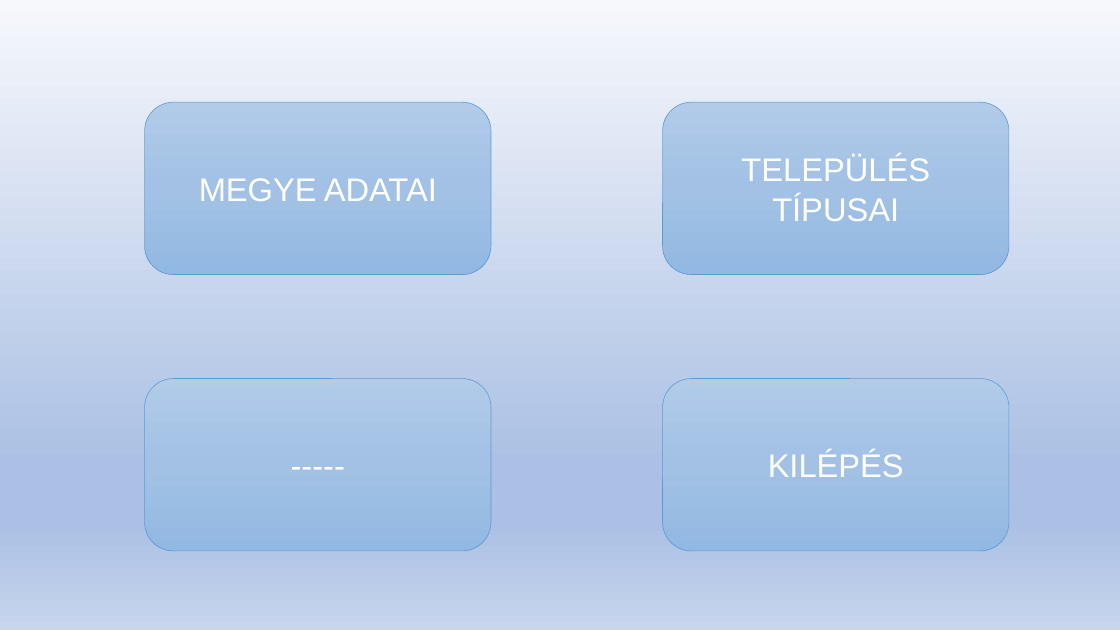
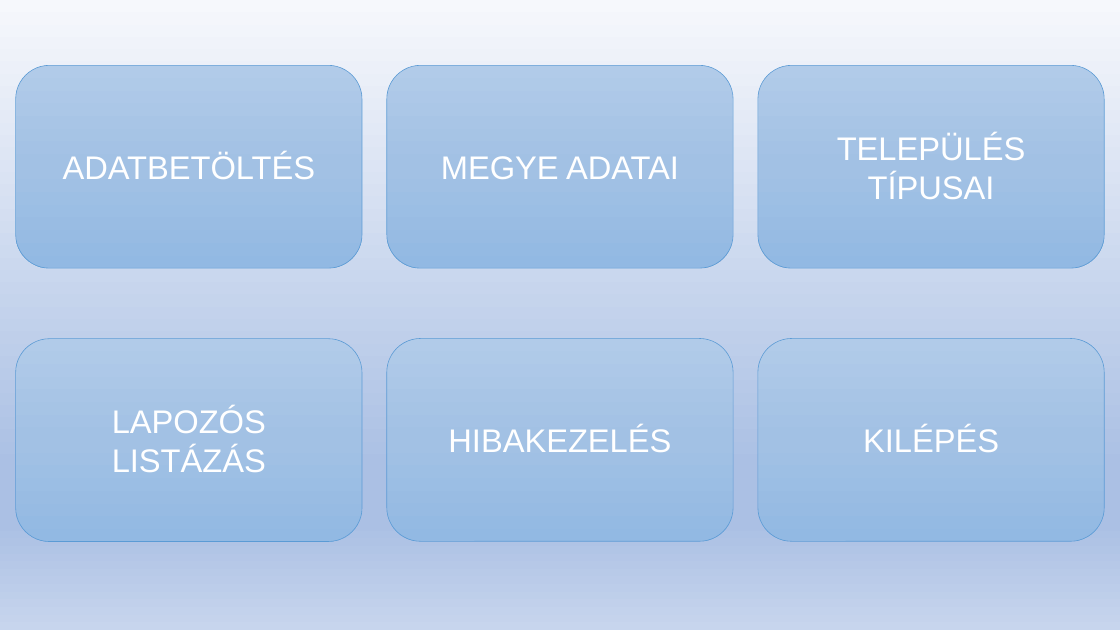
Before and after one commit to Dorian25asd/Lakossag, a slide deck: slide 2 of Népesség 2025.pptx. Drawn at 1120x630 pixels with LibreOffice and Linux fonts; fonts in the diff are those of the drawing. Boxes give left, top, right and bottom in pixels: in the first picture for what was removed or moved away, otherwise in the second. Text is boxed around its words. In the diff, an @@ line names an element or a change of style, - is before the commit and + after.

```diff
--- a/Népesség 2025.pptx
+++ b/Népesség 2025.pptx
@@ rounded rectangle added at [16, 66, 362, 269], fill gradient #B1CBE9 to #A3C1E5 to #93B9E4, outline #5B9BD5 0.5 pt, 28 pt, text #FFFFFF @@
+ADATBETÖLTÉS
@@ rounded rectangle "MEGYE ADATAI": place and size @@
-rounded rectangle "MEGYE ADATAI" at [145, 103, 491, 275]
+rounded rectangle "MEGYE ADATAI" at [386, 66, 733, 269]
@@ rounded rectangle "TELEPÜLÉS TÍPUSAI": place and size @@
-rounded rectangle "TELEPÜLÉS TÍPUSAI" at [663, 103, 1009, 275]
+rounded rectangle "TELEPÜLÉS TÍPUSAI" at [758, 66, 1104, 269]
@@ rounded rectangle added at [16, 339, 362, 542], fill gradient #B1CBE9 to #A3C1E5 to #93B9E4, outline #5B9BD5 0.5 pt, 28 pt, text #FFFFFF @@
+LAPOZÓS LISTÁZÁS
@@ rounded rectangle added at [386, 339, 733, 542], fill gradient #B1CBE9 to #A3C1E5 to #93B9E4, outline #5B9BD5 0.5 pt, 28 pt, text #FFFFFF @@
+HIBAKEZELÉS
@@ rounded rectangle "KILÉPÉS": place and size @@
-rounded rectangle "KILÉPÉS" at [663, 379, 1009, 551]
+rounded rectangle "KILÉPÉS" at [758, 339, 1104, 542]
@@ rounded rectangle removed at [145, 379, 491, 551] @@
------
```
Also in this commit, not shown: 1 other slide changed, 1 slide added, 4 slides removed.
